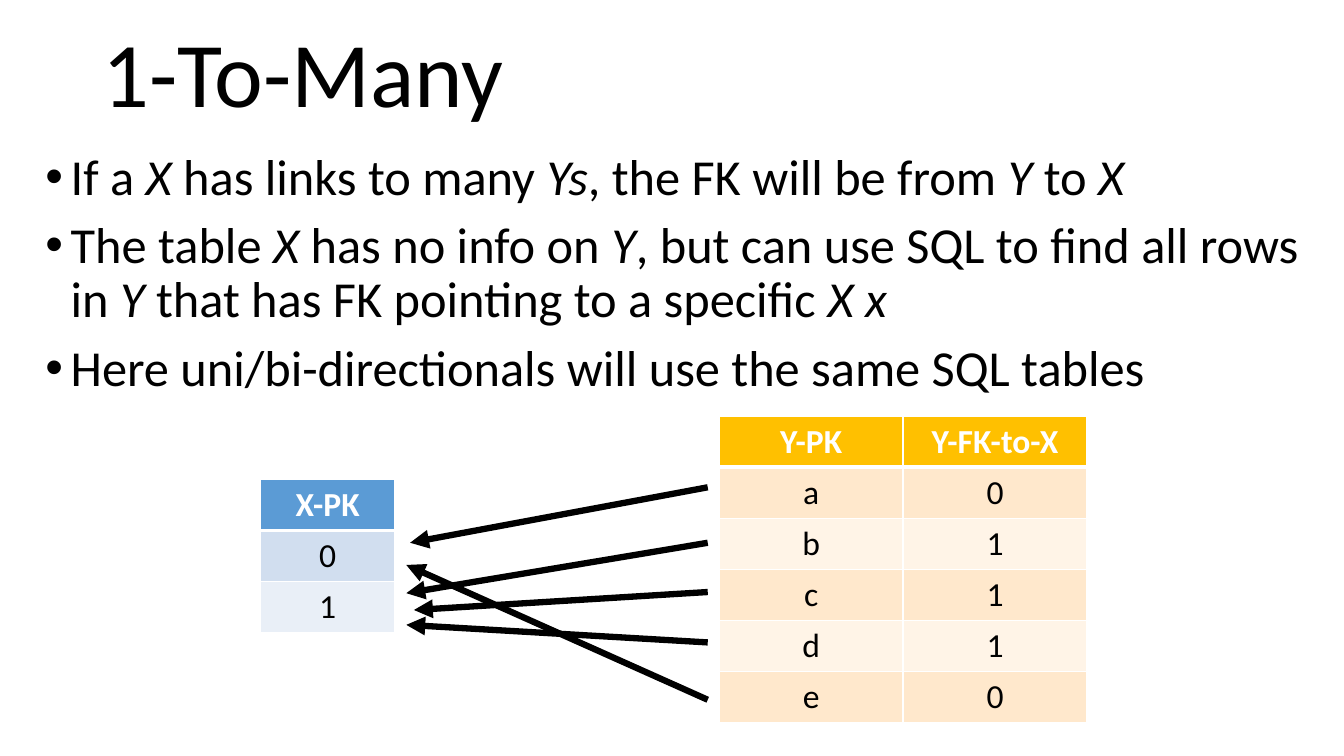
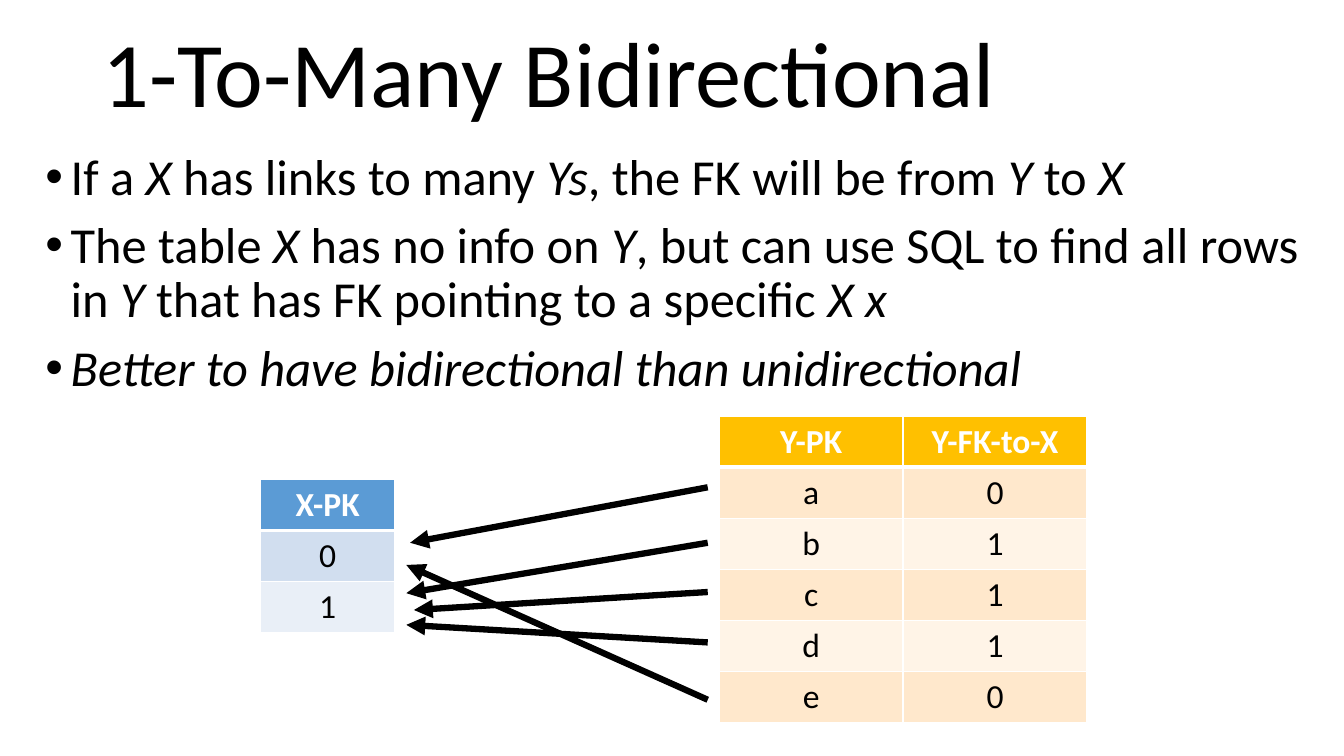
Before and after one commit to arcuri82/testing_security_development_enterprise_systems, a slide deck: slide 8 of doc/intro/slides/lesson_02_jpa.pptx (slide 6 before the commit). Drawn at 1344x756 pixels with LibreOffice and Linux fonts; fonts in the diff are those of the drawing. Boxes give left, top, right and bottom in pixels: in the first picture for what was removed or moved away, otherwise in the second. Text is boxed around its words. In the diff, an @@ line names an element or a change of style, - is before the commit and + after.

Commit message:
fixed wrong description of 1-to-Many

```diff
--- a/doc/intro/slides/lesson_02_jpa.pptx
+++ b/doc/intro/slides/lesson_02_jpa.pptx
@@ title at box(102, 43, 995, 122): text changed @@
-1-To-Many
+1-To-Many Bidirectional
@@ text at box(71, 351, 1021, 387): text changed; italic on @@
-• Here uni/bi-directionals will use the same SQL tables
+• Better to have bidirectional than unidirectional
```
Also in this commit, not shown: 1 other slide changed, 1 slide added, 1 other file.
